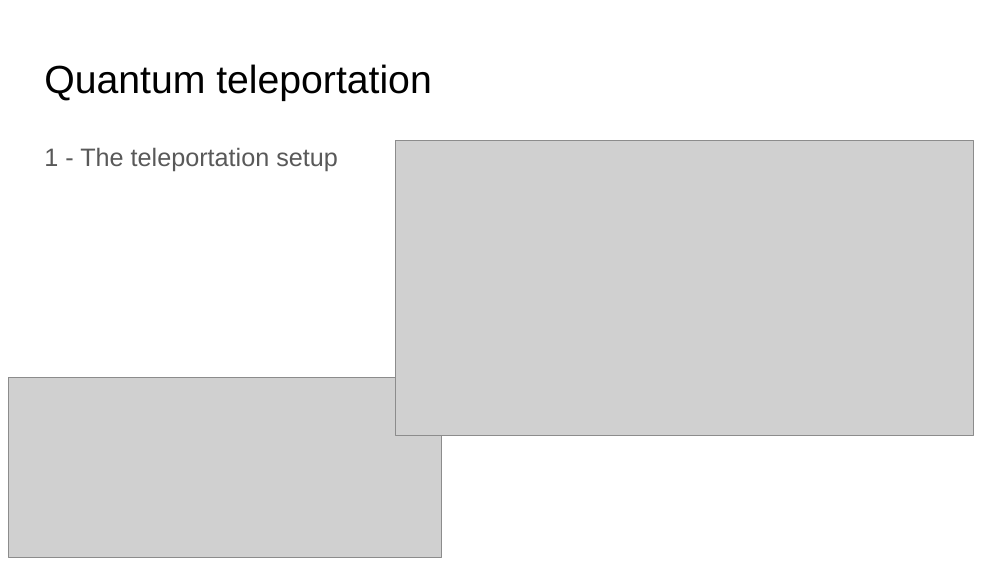
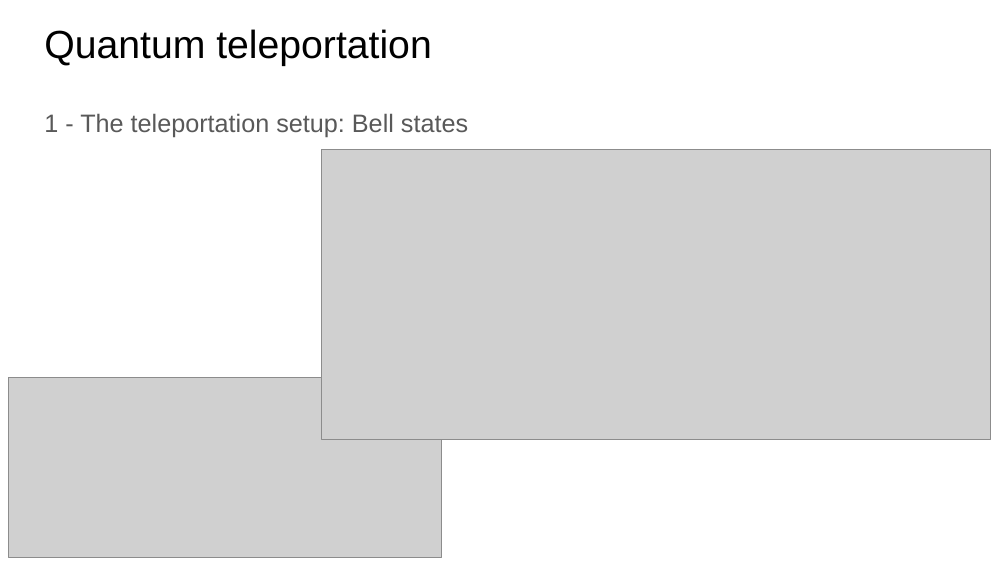
Before and after one commit to jolatechno/cours-ENS, a slide deck: slide 4 of cours/M2/info_quantique/presentation/presentation_quantum_information.odp (slide 5 before the commit). Drawn at 1008x567 pixels with LibreOffice and Linux fonts; fonts in the diff are those of the drawing; grey boxes stand for pictures. Boxes give left, top, right and bottom in pixels: in the first picture for what was removed or moved away, otherwise in the second. Text is boxed around its words. In the diff, an @@ line names an element or a change of style, - is before the commit and + after.

```diff
--- a/cours/M2/info_quantique/presentation/presentation_quantum_information.odp
+++ b/cours/M2/info_quantique/presentation/presentation_quantum_information.odp
@@ title "Quantum teleportation": place and size @@
-title "Quantum teleportation" at (44, 64, 431, 101)
+title "Quantum teleportation" at (44, 29, 431, 66)
@@ text at (44, 113, 468, 137): text changed @@
-1 - The teleportation setup
+1 - The teleportation setup: Bell states
@@ picture: place and size @@
-picture at (396, 140, 974, 435)
+picture at (322, 149, 991, 439)
```
Also in this commit, not shown: 2 other slides changed, 2 slides added, 1 slide removed, 3 other files.
